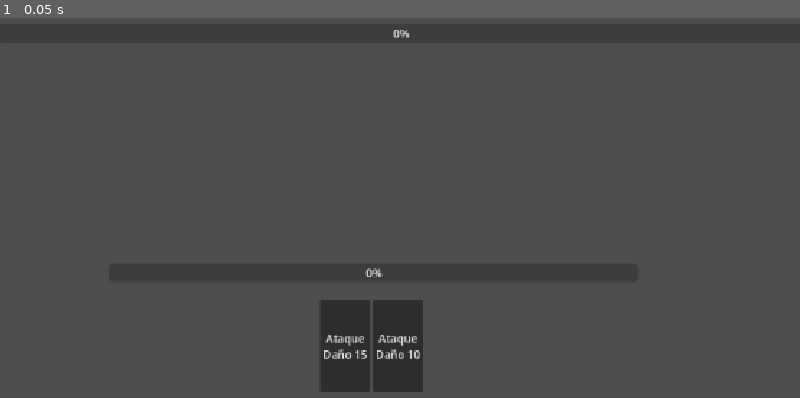
Above: before the commit, frame 1.
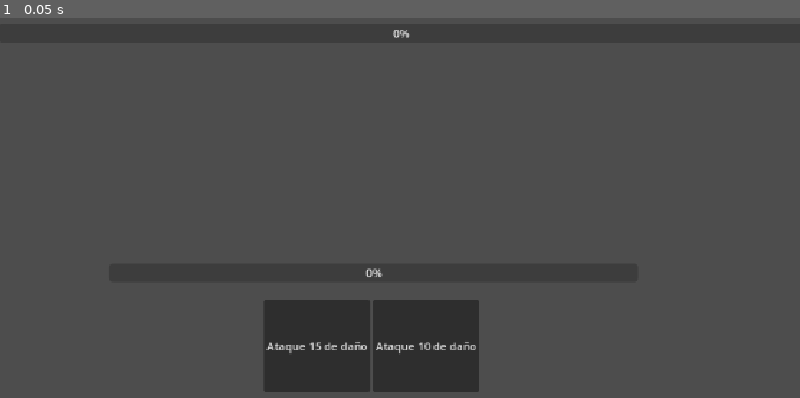
Above: after the commit, the same moment.

Repository: Lilithx24/GAMEOFTHEAVAST2026
Game: Godot game, scene res://escenas/MAIN.tscn
Two runs of this game, one before a commit and one after it. Both use one fixed random seed, a clock stepped at 60 frames per second and the inputs below.
Inputs:
- Up to frame 1 (0.05 s): no input

The runs differ from the first frame. In frame 1, 3.7% of the frame differs, in the area x 33-60%, y 74-99%.

Commit message:
Enemigo y Skill (Antes Button) convertidos en escenas y Skill de daño genérica creada para poder instanciar en combate

Diff:
--- a/escenas/MAIN.tscn
+++ b/escenas/MAIN.tscn
@@ -1,7 +1,7 @@
 [gd_scene format=3 uid="uid://cf3v5rxnp556"]
 
 [ext_resource type="Script" uid="uid://dly2oce4o1nwq" path="res://escenas/combate.gd" id="1_c1hhp"]
-[ext_resource type="Script" uid="uid://dcfe0wlbsgxos" path="res://escenas/enemigo.gd" id="2_fav8l"]
+[ext_resource type="PackedScene" uid="uid://dfgvggkb0ji34" path="res://escenas/assetsCombate/enemigo.tscn" id="2_c1hhp"]
 
 [node name="Combate" type="Node2D" unique_id=876481208]
 script = ExtResource("1_c1hhp")
@@ -10,17 +10,6 @@
 offset_left = 2.0
 offset_right = 1161.0
 offset_bottom = 658.0
-
-[node name="Enemigo" type="Node2D" parent="." unique_id=2042669790]
-script = ExtResource("2_fav8l")
-
-[node name="Sprite2D" type="Sprite2D" parent="Enemigo" unique_id=1201902468]
-
-[node name="ProgressBar" type="ProgressBar" parent="Enemigo" unique_id=757052991]
-offset_left = -2.0
-offset_top = 66.0
-offset_right = 1156.0
-offset_bottom = 93.0
 
 [node name="PanelJugador" type="Control" parent="." unique_id=675357850]
 layout_mode = 3
@@ -41,15 +30,4 @@
 offset_bottom = 596.0
 alignment = 1
 
-[node name="Button" type="Button" parent="PanelJugador/HBoxContainer" unique_id=1335415052]
-layout_mode = 2
-text = "Ataque
-Daño 15"
-
-[node name="Button2" type="Button" parent="PanelJugador/HBoxContainer" unique_id=1982873081]
-layout_mode = 2
-text = "Ataque
-Daño 10"
-
-[connection signal="pressed" from="PanelJugador/HBoxContainer/Button" to="." method="_on_button_pressed"]
-[connection signal="pressed" from="PanelJugador/HBoxContainer/Button2" to="." method="_ataque2_pressed"]
+[node name="Enemigo" parent="." unique_id=569635208 instance=ExtResource("2_c1hhp")]
--- a/escenas/enemigo.gd
+++ b/escenas/assetsCombate/enemigo.gd
@@ -1,5 +1,6 @@
-extends Sprite2D
-var vida: int = 100
+class_name Enemigo
+extends Node2D
+var vida: int
 
 # Called when the node enters the scene tree for the first time.
 func _ready() -> void:
--- /dev/null
+++ b/escenas/assetsCombate/enemigo.tscn
@@ -0,0 +1,14 @@
+[gd_scene format=3 uid="uid://dfgvggkb0ji34"]
+
+[ext_resource type="Script" uid="uid://dcfe0wlbsgxos" path="res://escenas/assetsCombate/enemigo.gd" id="1_sms58"]
+
+[node name="Enemigo" type="Node2D" unique_id=569635208]
+script = ExtResource("1_sms58")
+
+[node name="Sprite2D" type="Sprite2D" parent="." unique_id=2025072951]
+
+[node name="ProgressBar" type="ProgressBar" parent="." unique_id=592474888]
+offset_left = -2.0
+offset_top = 66.0
+offset_right = 1156.0
+offset_bottom = 93.0
--- /dev/null
+++ b/escenas/assetsCombate/skill.gd
@@ -0,0 +1,19 @@
+class_name Skill
+extends Button
+
+# @export para poder cambiar los campos desde el Inspector (A la derecha al seleccionar un nodo)
+@export var nombreSkill: String = "nulo"
+@export var dmgSkill: int
+signal skillUsada(dmg: int)
+
+# Called when the node enters the scene tree for the first time.
+func _ready() -> void:
+	#text es el texto que aparece en el botón, es una variable predefinida por el tipo Button
+	text = nombreSkill
+	#Si no usas una funcion anónima(o funcion lambda, el func():) da error porque el connect espera un Callable (objeto llamable, ej: una función) de parámetro
+	pressed.connect(func(): skillUsada.emit(dmgSkill))
+
+
+# Called every frame. 'delta' is the elapsed time since the previous frame.
+func _process(delta: float) -> void:
+	pass
--- /dev/null
+++ b/escenas/assetsCombate/skill.tscn
@@ -0,0 +1,8 @@
+[gd_scene format=3 uid="uid://28yodw2bcflg"]
+
+[ext_resource type="Script" uid="uid://dj4f1q16puk5u" path="res://escenas/assetsCombate/skill.gd" id="1_5ogei"]
+
+[node name="Button" type="Button" unique_id=263192264]
+text = "Ataque
+Daño 15"
+script = ExtResource("1_5ogei")
--- a/escenas/combate.gd
+++ b/escenas/combate.gd
@@ -1,20 +1,30 @@
 extends Node2D
-var enemigo
+
+const ESCENA_SKILL := preload("res://escenas/assetsCombate/skill.tscn")
+
+@onready var enemigo = $Enemigo
+@onready var contenedor = $PanelJugador/HBoxContainer
 
 # Called when the node enters the scene tree for the first time.
 func _ready() -> void:
-	var enemigo = $Enemigo
-
-func _on_ataque1_pressed ():
-	enemigo.sufrir_damage(15)
-
-func _ataque2_pressed ():
-	enemigo.sufrir_damage(10)
+	enemigo = $Enemigo
+	contenedor = $PanelJugador/HBoxContainer
+	crearSkill("Ataque 15 de daño", 15)
+	crearSkill("Ataque 10 de daño", 10)
 
 # Called every frame. 'delta' is the elapsed time since the previous frame.
 func _process(delta: float) -> void:
 	pass
 
+func crearSkill(nombre: String, dmg: int) -> void:
+	var skill: Skill = ESCENA_SKILL.instantiate()
+	skill.nombreSkill= nombre
+	skill.dmgSkill = dmg
+	skill.skillUsada.connect(_onSkillElegida)
+	contenedor.add_child(skill)
+
+func _onSkillElegida(dmg: int) -> void:
+	enemigo.sufrir_damage(dmg)
 
 func _on_button_pressed() -> void:
 	pass # Replace with function body.
Renamed: escenas/enemigo.gd.uid -> escenas/assetsCombate/enemigo.gd.uid
Not shown, added: escenas/assetsCombate/skill.gd.uid
